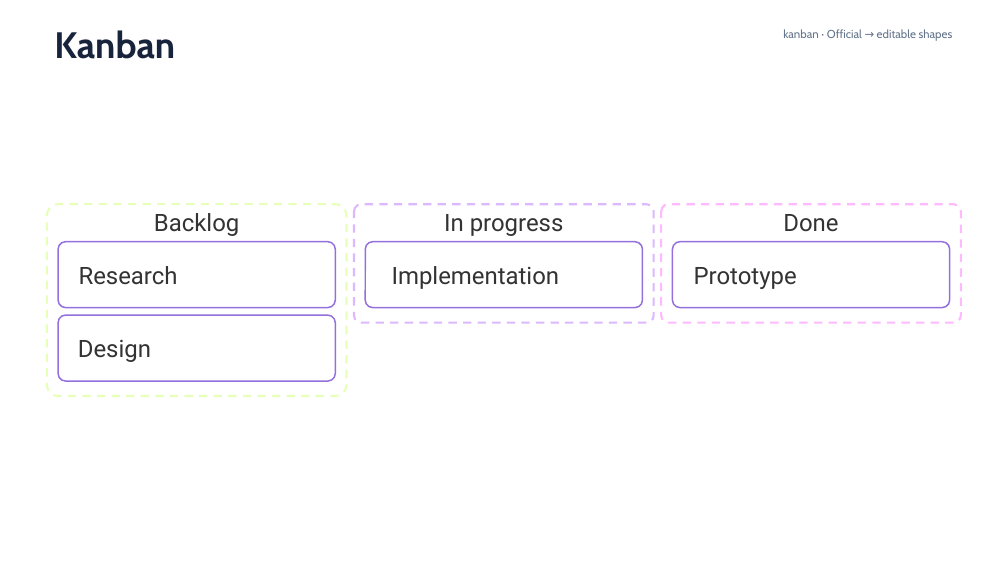
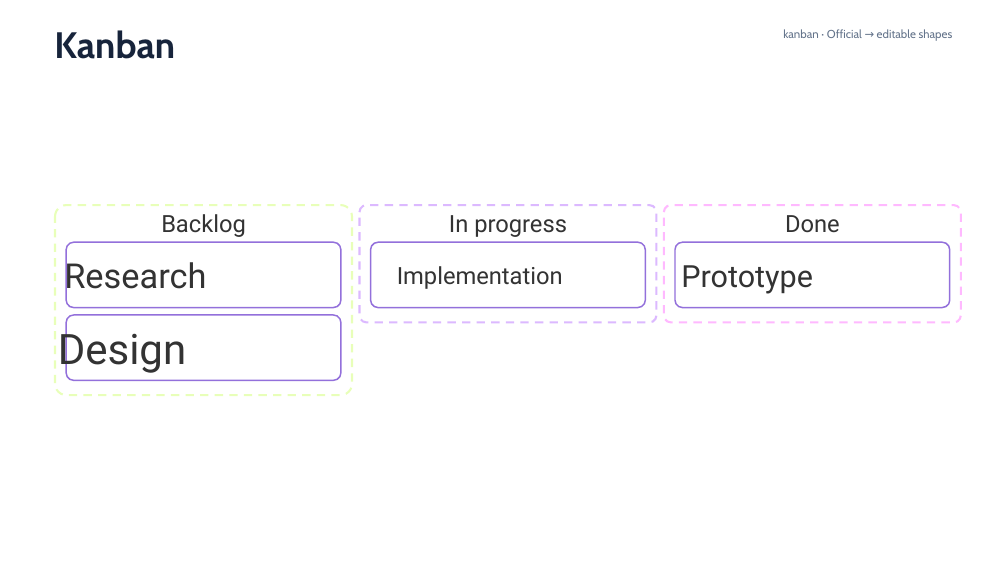
Before and after one commit to sci-gen/diagram-pptx, a slide deck: slide 21 of examples/mermaid-syntax/mermaid-11.16-gallery.pptx. Drawn at 1008x567 pixels with LibreOffice and Linux fonts; fonts in the diff are those of the drawing. Boxes give left, top, right and bottom in pixels: in the first picture for what was removed or moved away, otherwise in the second. Text is boxed around its words. In the diff, an @@ line names an element or a change of style, - is before the commit and + after.

```diff
--- a/examples/mermaid-syntax/mermaid-11.16-gallery.pptx
+++ b/examples/mermaid-syntax/mermaid-11.16-gallery.pptx
@@ rounded rectangle: place and size @@
-rounded rectangle at [47, 204, 346, 396]
+rounded rectangle at [55, 205, 352, 395]
@@ rounded rectangle at [55, 205, 352, 395]: outline #E8FFB9 2 pt dashed to #E8FFB9 1.98 pt dashed @@
@@ size 22.8 to 22.6 pt in 4 elements at [785, 215, 840, 233], [397, 266, 563, 289], [449, 215, 567, 237], [161, 214, 246, 237] @@
@@ text "Backlog": place and size @@
-text "Backlog" at [154, 213, 239, 236]
+text "Backlog" at [161, 214, 246, 237]
@@ rounded rectangle: place and size @@
-rounded rectangle at [354, 204, 653, 323]
+rounded rectangle at [360, 205, 657, 322]
@@ rounded rectangle at [360, 205, 657, 322]: outline #DCB9FF 2 pt dashed to #DCB9FF 1.98 pt dashed @@
@@ rounded rectangle at [664, 205, 961, 322]: outline #FFB9FF 2 pt dashed to #FFB9FF 1.98 pt dashed @@
@@ text "Research": place and size @@
-text "Research" at [79, 266, 178, 285]
+text "Research" at [64, 257, 206, 297]
@@ text "Research" at [64, 257, 206, 297]: size 22.8 to 32.7 pt @@
@@ rounded rectangle: place and size @@
-rounded rectangle at [58, 242, 336, 308]
+rounded rectangle at [67, 242, 341, 307]
@@ rounded rectangle: place and size @@
-rounded rectangle at [365, 242, 643, 308]
+rounded rectangle at [371, 242, 645, 307]
@@ text "Prototype": place and size @@
-text "Prototype" at [694, 267, 797, 289]
+text "Prototype" at [681, 265, 812, 294]
@@ text "Prototype" at [681, 265, 812, 294]: size 22.8 to 29.1 pt @@
@@ text "Design": place and size @@
-text "Design" at [78, 339, 151, 362]
+text "Design" at [58, 325, 186, 374]
@@ text "Design" at [58, 325, 186, 374]: size 22.8 to 40 pt @@
@@ outline #9370DB 1.43 pt to #9370DB 1.41 pt in 4 elements at [675, 242, 950, 307], [371, 242, 645, 307], [67, 242, 341, 307], [67, 315, 341, 380] @@
@@ rounded rectangle: place and size @@
-rounded rectangle at [58, 315, 336, 381]
+rounded rectangle at [67, 315, 341, 380]
```
Also in this commit, not shown: 20 other slides changed, 27 other files.
